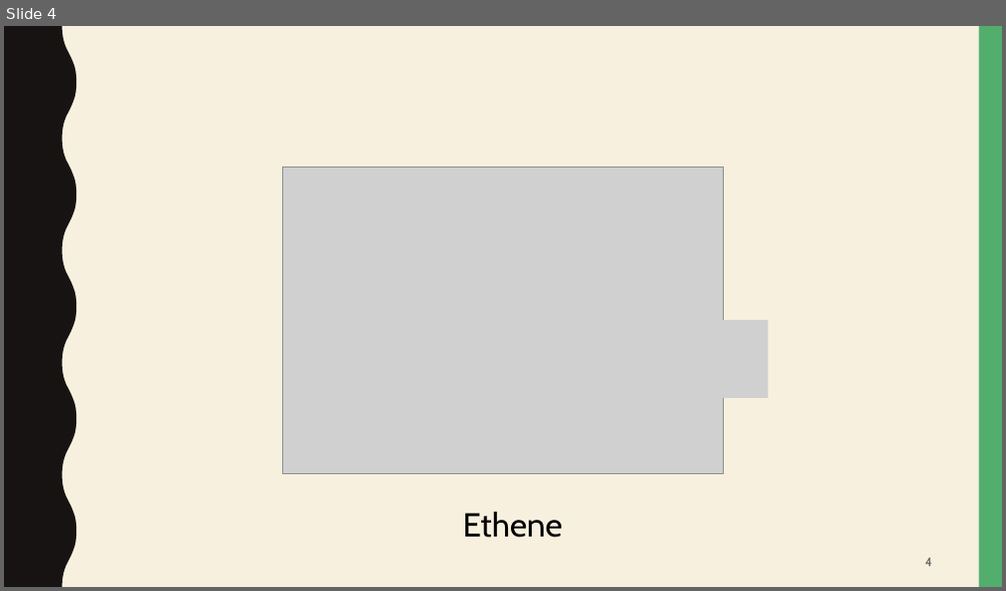
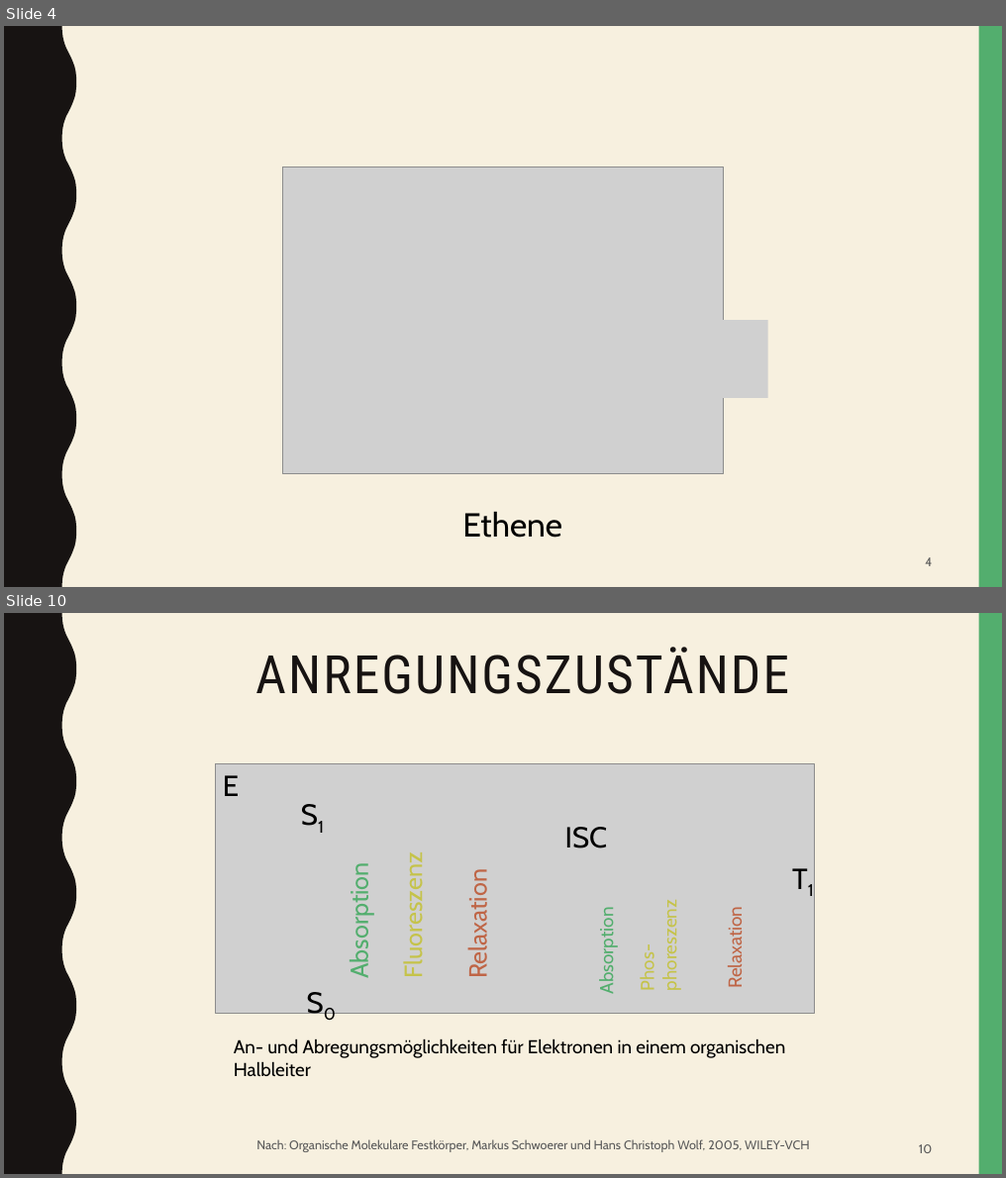
Before and after one commit to beckstev/presentations, a slide deck: opy/Vortrag/OLEDS.pptx. Shown one above the other, each under a label of ours: slide 4 before the commit, slides 4 and 10 after it; the slides between them are not shown. The pictures are 1006x591 and 1006x1178 pixels, drawn with LibreOffice and Linux fonts; fonts in the diff are those of the drawing; grey boxes stand for pictures. Boxes give left, top, right and bottom in pixels: in the first picture for what was removed or moved away, otherwise in the second. Text is boxed around its words. In the diff, an @@ line names an element or a change of style, - is before the commit and + after.

```diff
--- a/opy/Vortrag/OLEDS.pptx
+++ b/opy/Vortrag/OLEDS.pptx
@@ slide 10 added at [4,613,1002,1174], background #F7F0DF; not listed: 2 template elements that a slide beside it also shows @@
@@ title added at [255,647,789,694], 51 pt, text #171312 @@
+ANREGUNGSZUSTÄNDE
@@ group added at [215,764,831,1023]: 11 texts, 1 picture @@
+E
+Absorption
+Fluoreszenz
+Relaxation
+Absorption
+Phos-
+phoreszenz
+Relaxation
+S0
+S1
+T1
+ISC
@@ text added at [234,1039,785,1077], 18 pt, text #000000 @@
+An- und Abregungsmöglichkeiten für Elektronen in einem organischen Halbleiter
@@ text added at [256,1140,810,1153], 12 pt, text #595959 @@
+Nach: Organische Molekulare Festkörper, Markus Schwoerer und Hans Christoph Wolf, 2005, WILEY-VCH
@@ page number added at [919,1145,932,1154], 12 pt, text #595959 @@
+10
```
Also in this commit, not shown: 6 other slides changed, 5 other slides added, 1 slide removed, 2 other files.
